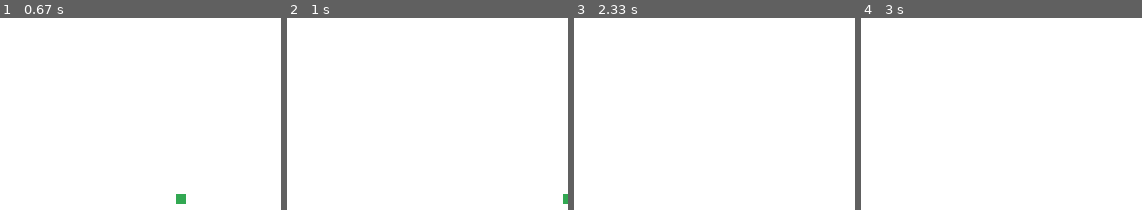
Above: before the commit, frames 1-4 (left to right).
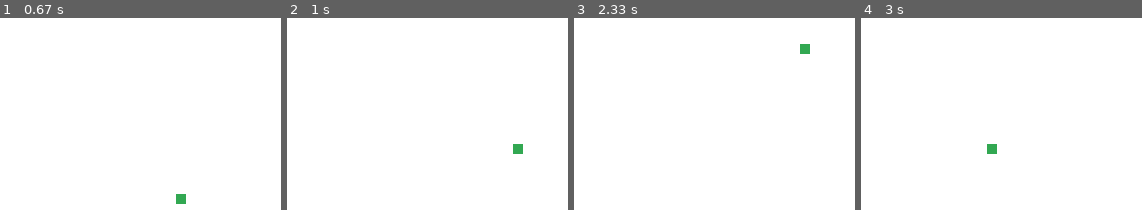
Above: after the commit, the same moments.

Repository: mcastre1/pygame
Game: pygame game, started from snake_game/main.py
Same seed, same stepped clock (60 frames per second), same inputs: the game is played once before the commit and once after it.
Inputs:
- Up to frame 1 (0.67 s): hold Right from 0.33 s (still down)
- Up to frame 2 (1 s): release Right at 0.8 s; hold Up from 0.83 s (still down)
- Up to frame 3 (2.33 s): release Up at 1.3 s; hold Right 1.33-1.8 s; hold Left from 1.83 s (still down)
- Up to frame 4 (3 s): release Left at 2.37 s; hold Down 2.4-2.7 s; hold Left from 2.73 s (still down)

Frame 1 is identical in both runs. In frame 2, 0.3% of the frame differs, in the area x 80-100%, y 65-97%; in frame 3, 0.2%; in frame 4, 0.2%.

Commit message:
Moving head with key press

Diff:
--- a/snake_game/main.py
+++ b/snake_game/main.py
@@ -23,6 +23,18 @@
         if event.type == pygame.QUIT:
             pygame.quit()
             sys.exit()
+        if event.type == pygame.KEYDOWN:
+            keys = pygame.key.get_pressed()
+            if keys[pygame.K_DOWN]:
+                head.set_direction('Down')
+            elif keys[pygame.K_UP]:
+                head.set_direction('Up')
+            elif keys[pygame.K_LEFT]:
+                head.set_direction('Left')
+            elif keys[pygame.K_RIGHT]:
+                head.set_direction('Right')
+
+            print('key down')
 
     screen.fill(WHITE)
 
--- a/snake_game/sprites/head.py
+++ b/snake_game/sprites/head.py
@@ -11,10 +11,23 @@
         self.rect.center = (pos_x, pos_y)
         self.image.fill(GREEN)
         self.speed = SNAKE_SPEED
+        self.direction = 'Right'
 
     def update(self):
-        self.pos_x += self.speed
+        if self.direction == 'Right':
+            self.pos_x += self.speed
+        if self.direction == 'Left':
+            self.pos_x -= self.speed
+        if self.direction == 'Up':
+            self.pos_y -= self.speed
+        if self.direction == 'Down':
+            self.pos_y += self.speed
+
         self.rect.center = (self.pos_x, self.pos_y)
+
+    def set_direction(self, direction):
+        self.direction = direction
+        print(f'set direction to {self.direction}')
 
     def draw(self):
         pygame.display.get_surface().blit(self.image, self.rect)
